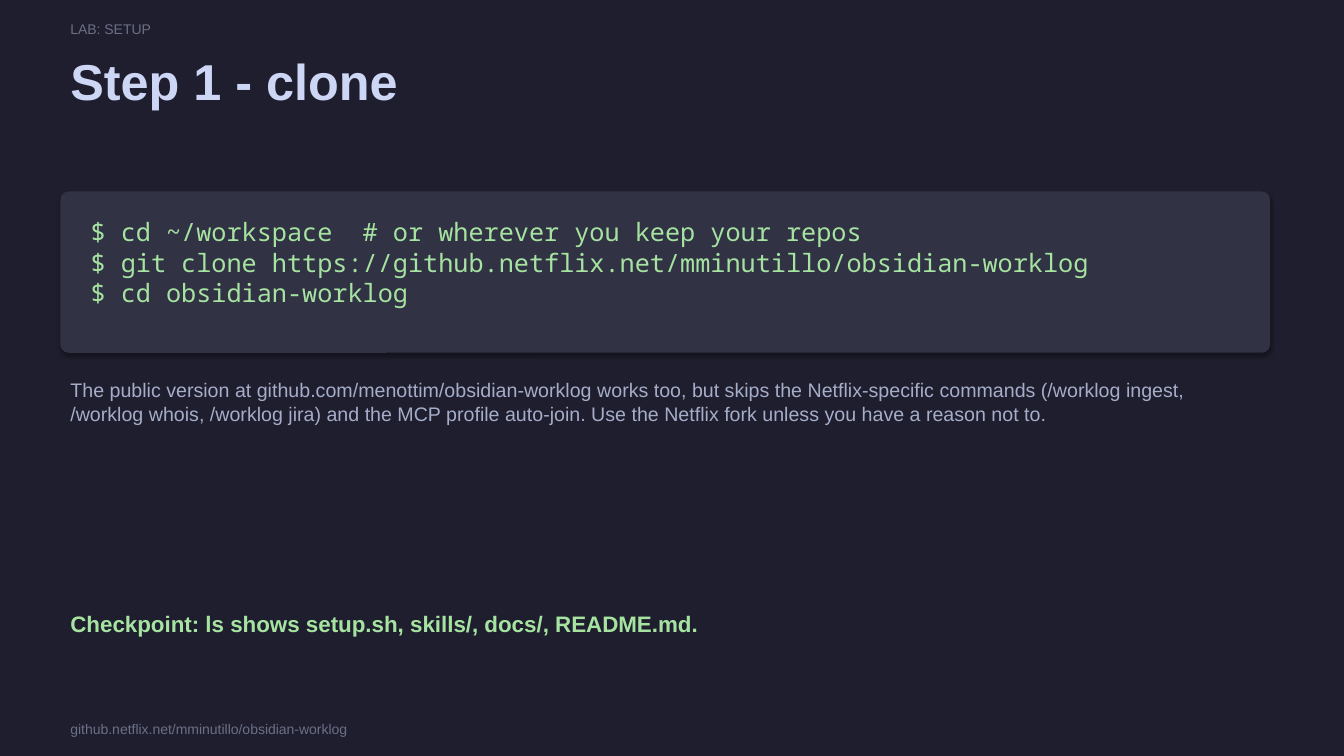
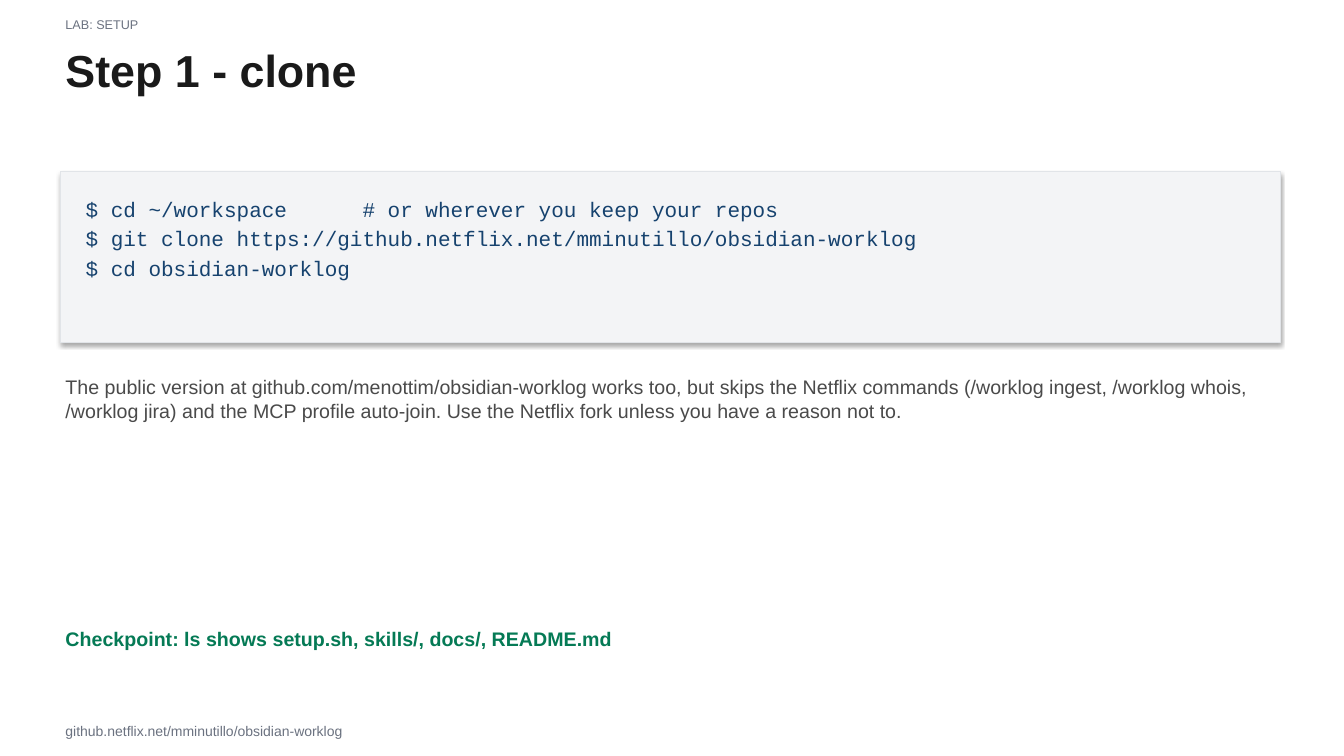
Before and after one commit to menottim/obsidian-worklog, a slide deck: slide 13 of presentation/netflix-workshop.pptx. Drawn at 1344x756 pixels with LibreOffice and Linux fonts; fonts in the diff are those of the drawing. Boxes give left, top, right and bottom in pixels: in the first picture for what was removed or moved away, otherwise in the second. Text is boxed around its words. In the diff, an @@ line names an element or a change of style, - is before the commit and + after.

```diff
--- a/presentation/netflix-workshop.pptx
+++ b/presentation/netflix-workshop.pptx
@@ rectangle removed at box(0, 0, 1344, 756) @@
@@ text "LAB: SETUP" at box(65, 20, 138, 29): size 10 to 9 pt, text colour #6C7086 to #6B7280 @@
@@ text "Step 1 - clone" at box(65, 54, 357, 96): size 36 to 32 pt, text colour #CDD6F4 to #1A1A1A @@
@@ rectangle added at box(60, 171, 1280, 343), fill #F3F4F6, outline #E1E4E8 0.5 pt @@
@@ rounded rectangle removed at box(60, 192, 1270, 353) @@
@@ text "$ cd ~/workspace # or ...": place and size @@
-text "$ cd ~/workspace # or ..." at box(121, 222, 1088, 308)
+text "$ cd ~/workspace # or ..." at box(111, 202, 917, 281)
@@ text "$ cd ~/workspace # or ..." at box(111, 202, 917, 281): size 18 to 15 pt, font Noto Sans Mono to Courier New, text colour #A6E3A1 to #16426E; more space between paragraphs @@
@@ text at box(65, 380, 1247, 422): text changed; text colour #A6ADC8 to #4A4A4A @@
-The public version at github.com/menottim/obsidian-worklog works too, but skips the Netflix-specific commands (/worklog ingest, /worklog whois, /worklog jira) and the MCP profile auto-join. Use the Netflix fork unless you have a reason not to.
+The public version at github.com/menottim/obsidian-worklog works too, but skips the Netflix commands (/worklog ingest, /worklog whois, /worklog jira) and the MCP profile auto-join. Use the Netflix fork unless you have a reason not to.
@@ text at box(65, 631, 612, 650): text changed; size 16 to 14 pt; text colour #A6E3A1 to #057A55 @@
-Checkpoint: ls shows setup.sh, skills/, docs/, README.md.
+Checkpoint: ls shows setup.sh, skills/, docs/, README.md
@@ text "github.netflix.net/mminutillo/obsidian-worklog" at box(65, 726, 342, 739): text colour #6C7086 to #6B7280 @@
```
Also in this commit, not shown: 25 other slides changed, 1 other file.
